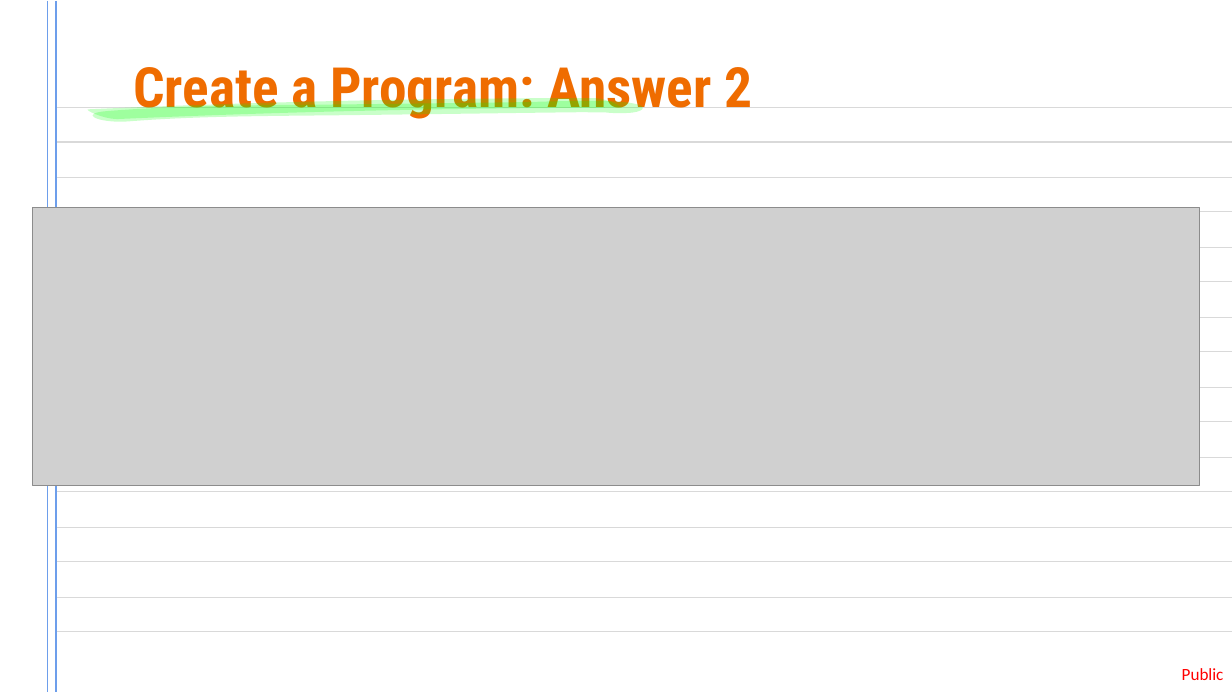
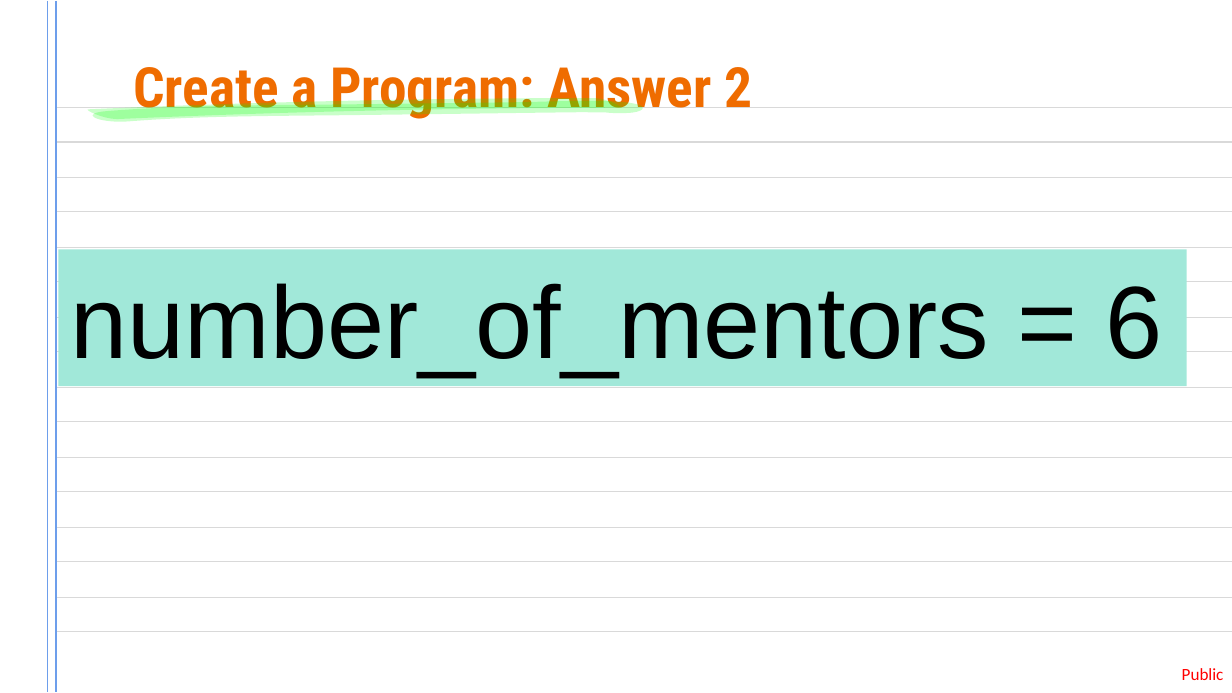
Before and after one commit to pi515/tech-mentorship, a slide deck: slide 37 of unit-02-variables/lesson.pptx (slide 36 before the commit). Drawn at 1232x693 pixels with LibreOffice and Linux fonts; fonts in the diff are those of the drawing; grey boxes stand for pictures. Boxes give left, top, right and bottom in pixels: in the first picture for what was removed or moved away, otherwise in the second. Text is boxed around its words. In the diff, an @@ line names an element or a change of style, - is before the commit and + after.

```diff
--- a/unit-02-variables/lesson.pptx
+++ b/unit-02-variables/lesson.pptx
@@ picture removed at [32,207,1200,485] @@
@@ rectangle added at [58,249,1186,386], fill #A1E8D9, 60 pt, text #000000 @@
+number_of_mentors = 6
```
Also in this commit, not shown: 22 other slides changed, 1 slide added.
